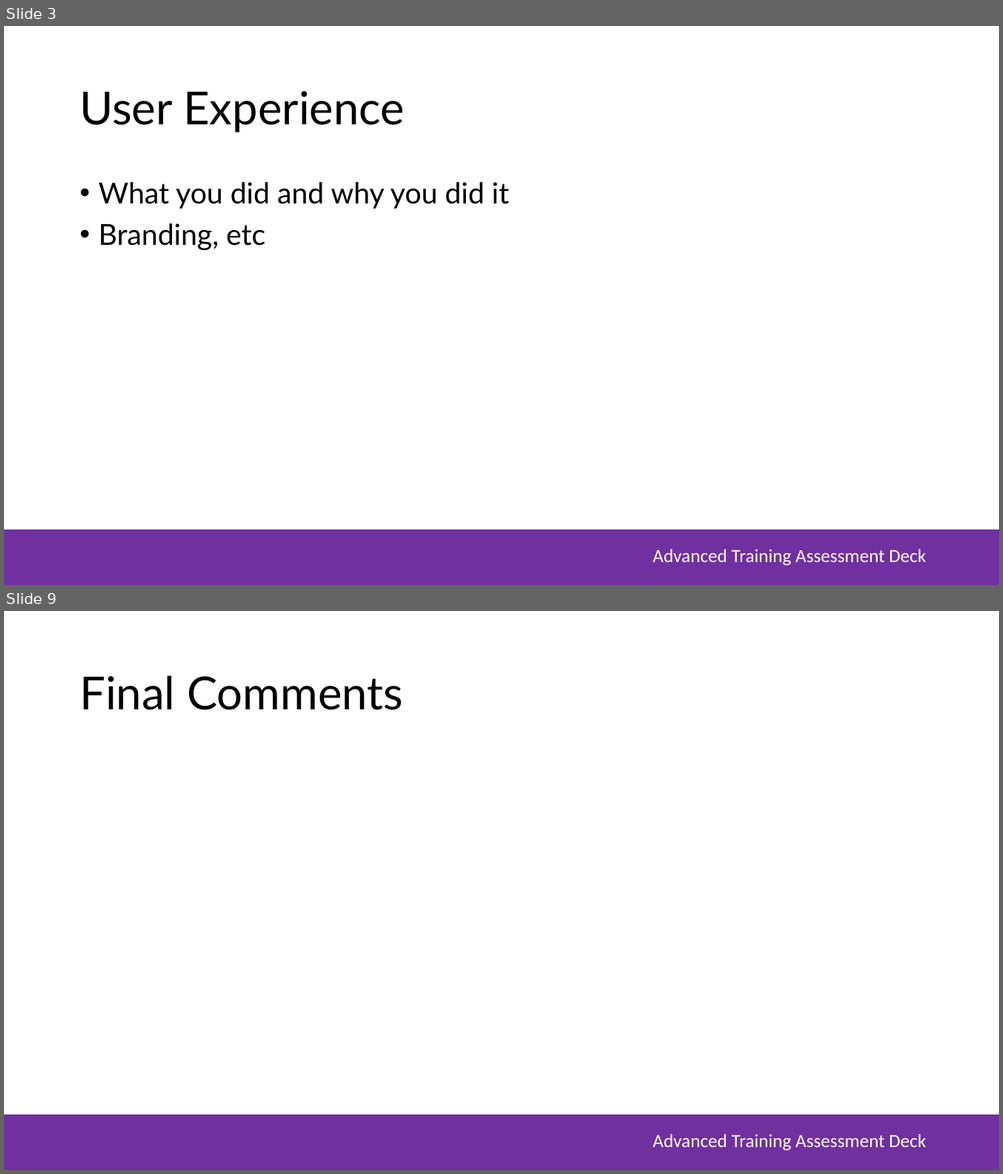
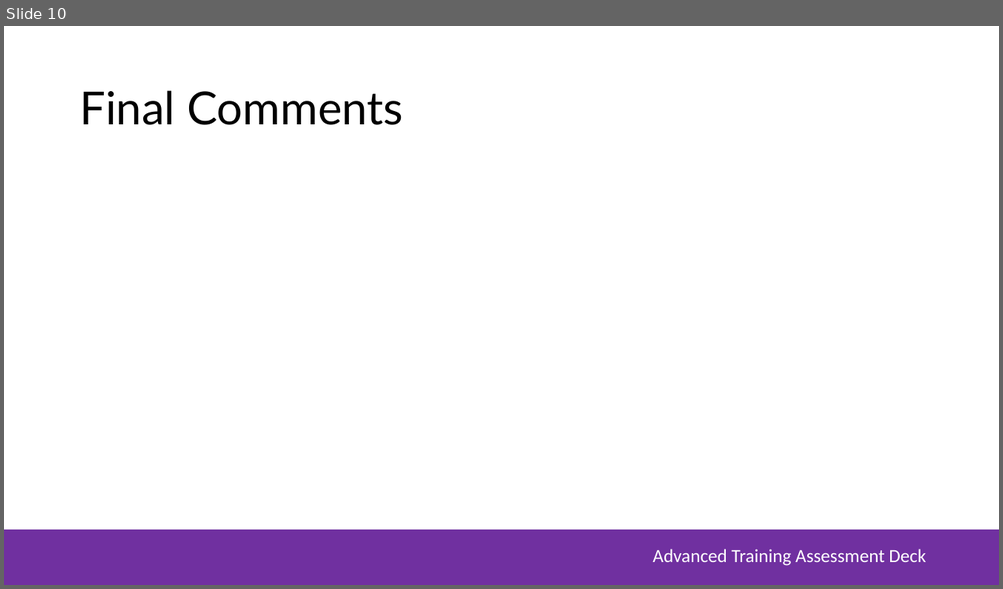
Before and after one commit to DaphneSee/ContosoBankLtd, a slide deck: MSA Assessment Deck.pptx. Shown one above the other, each under a label of ours: slides 3 and 9 before the commit, slide 10 after it; the slides between them are not shown. The pictures are 1003x1174 and 1003x589 pixels, drawn with LibreOffice and Linux fonts; fonts in the diff are those of the drawing; background and template pictures are left out. Boxes give left, top, right and bottom in pixels: in the first picture for what was removed or moved away, otherwise in the second. Text is boxed around its words. In the diff, an @@ line names an element or a change of style, - is before the commit and + after.

```diff
--- a/MSA Assessment Deck.pptx
+++ b/MSA Assessment Deck.pptx
@@ slide 3 removed at (4,26,999,585), background #FFFFFF; not listed: 2 template elements that a slide beside it also shows @@
@@ title removed at (79,91,404,133) @@
-User Experience
@@ text removed at (99,182,509,250) @@
-• What you did and why you did it
-• Branding, etc
@@ what was slide 9 is now slide 10 @@
```
Also in this commit, not shown: 6 slides changed, 3 slides added, 1 other slide removed, 4 other files.
